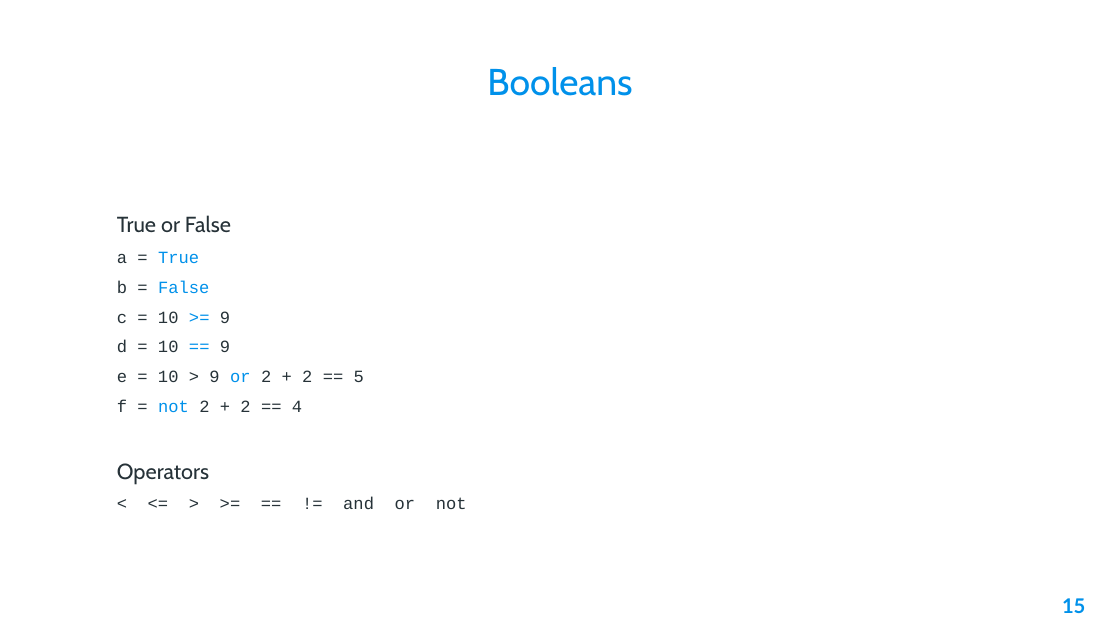
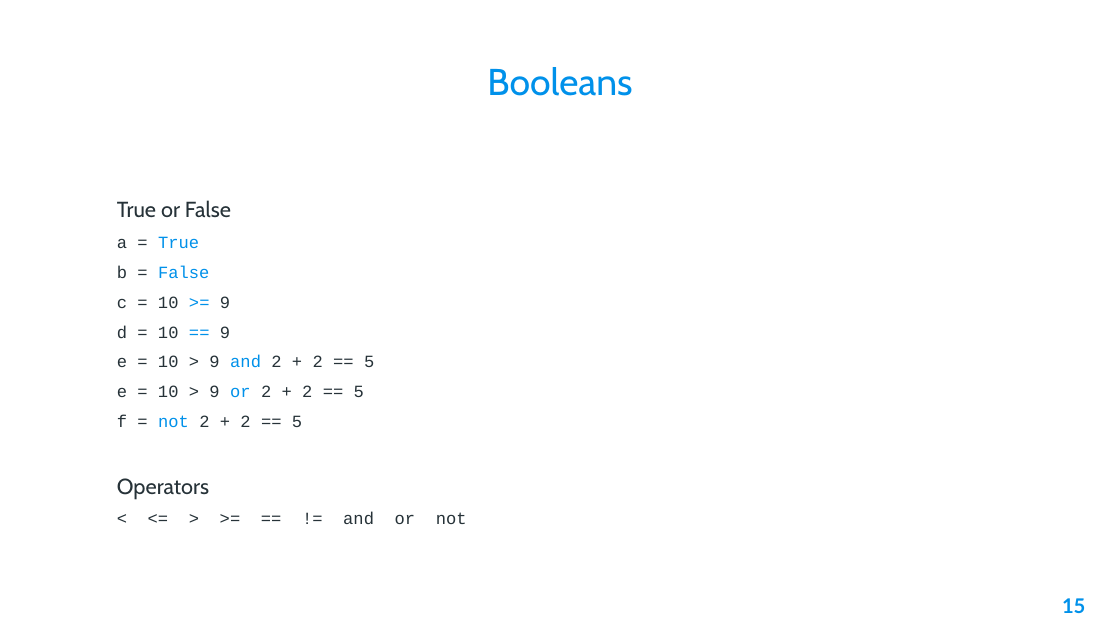
Before and after one commit to AleeRezaa/learn-python, a slide deck: slide 15 of Python.pptx. Drawn at 1120x630 pixels with LibreOffice and Linux fonts; fonts in the diff are those of the drawing; background and template pictures are left out. Boxes give left, top, right and bottom in pixels: in the first picture for what was removed or moved away, otherwise in the second. Text is boxed around its words. In the diff, an @@ line names an element or a change of style, - is before the commit and + after.

```diff
--- a/Python.pptx
+++ b/Python.pptx
@@ text at [117,355,374,368]: paragraph added @@
+e = 10 > 9 and 2 + 2 == 5
@@ text at [117,414,302,427]: text changed @@
-f = not 2 + 2 == 4
+f = not 2 + 2 == 5
```
Also in this commit, not shown: 6 other slides changed, 2 slides added, 1 slide removed, 1 other file.
